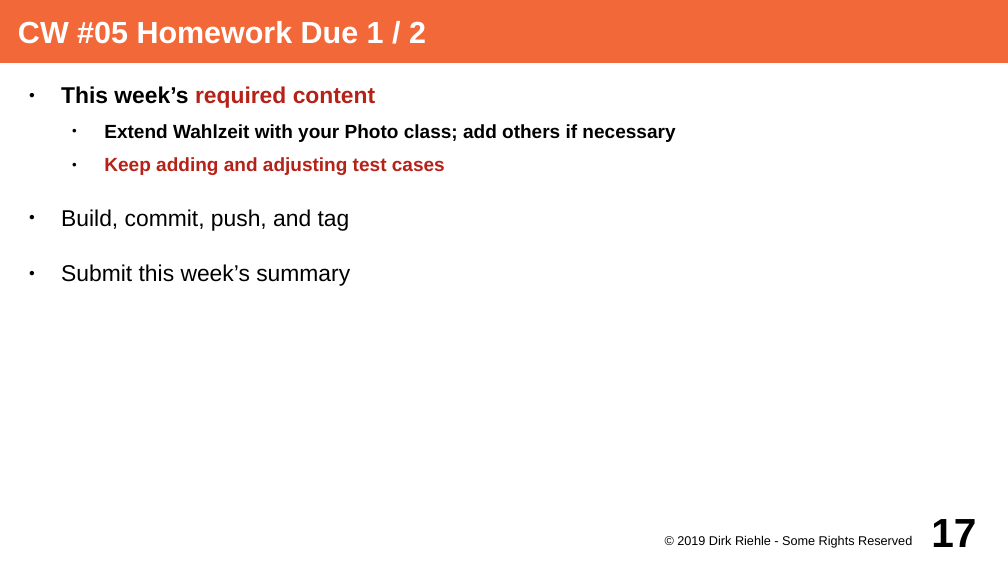
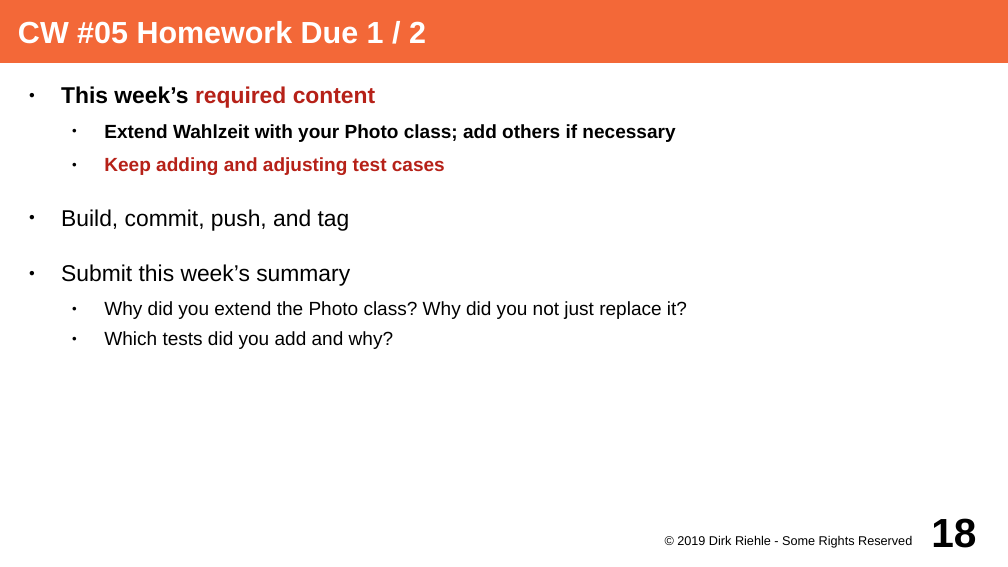
Before and after one commit to dirkriehle/adap-course, a slide deck: slide 18 of Lecture Slides/ADAP A02 - Course Schedule.odp (slide 17 before the commit). Drawn at 1008x567 pixels with LibreOffice and Linux fonts; fonts in the diff are those of the drawing. Boxes give left, top, right and bottom in pixels: in the first picture for what was removed or moved away, otherwise in the second. Text is boxed around its words. In the diff, an @@ line names an element or a change of style, - is before the commit and + after.

Commit message:
Updated homework and project set-up for WS 2019/20.

```diff
--- a/Lecture Slides/ADAP A02 - Course Schedule.odp
+++ b/Lecture Slides/ADAP A02 - Course Schedule.odp
@@ text at box(104, 301, 687, 349): paragraphs added @@
+  ● Why did you extend the Photo class? Why did you not just replace it?
+  ● Which tests did you add and why?
@@ page number at box(931, 518, 976, 548): text changed @@
-17
+18
```
Also in this commit, not shown: 22 other slides changed, 1 slide added, 3 other files.
